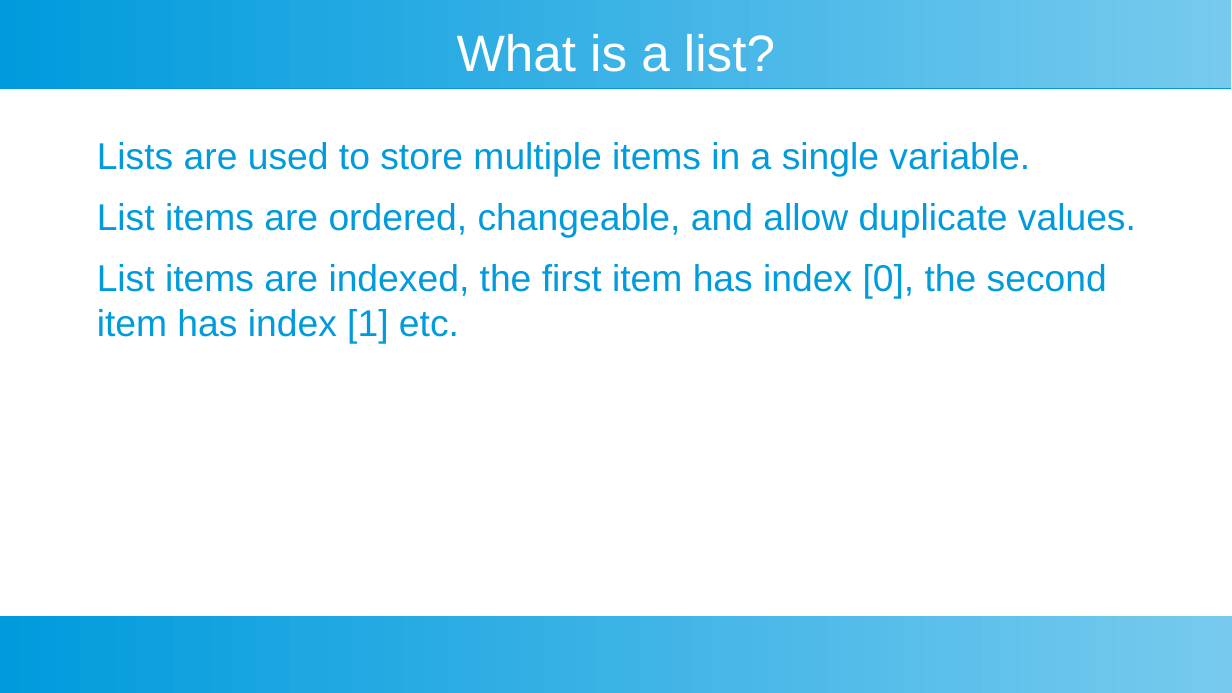
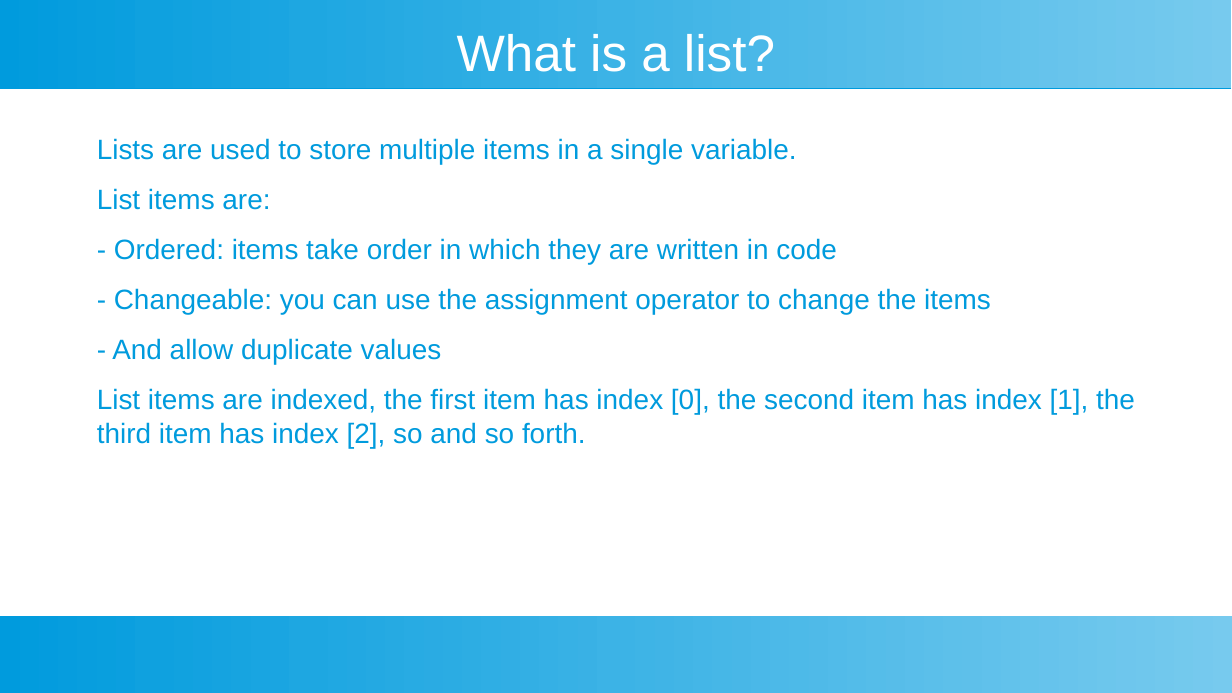
Before and after one commit to ashishjain1547/public_lessons_in_python, a slide deck: slide 2 of Ch 8 - Lists/List.odp. Drawn at 1232x693 pixels with LibreOffice and Linux fonts; fonts in the diff are those of the drawing. Boxes give left, top, right and bottom in pixels: in the first picture for what was removed or moved away, otherwise in the second. Text is boxed around its words. In the diff, an @@ line names an element or a change of style, - is before the commit and + after.

```diff
--- a/Ch 8 - Lists/List.odp
+++ b/Ch 8 - Lists/List.odp
@@ text at [97, 138, 797, 165]: size 24 to 18 pt in "Lists are used to store multiple items ..." @@
@@ text at [97, 188, 1135, 448]: text changed; size 24 to 18 pt @@
-List items are ordered, changeable, and allow duplicate values.
-List items are indexed, the first item has index [0], the second item has index [1] etc.
+List items are:
+- Ordered: items take order in which they are written in code
+- Changeable: you can use the assignment operator to change the items
+- And allow duplicate values
+List items are indexed, the first item has index [0], the second item has index [1], the third item has index [2], so and so forth.
```
Also in this commit, not shown: 5 other slides changed, 10 slides added, 20 other files.
